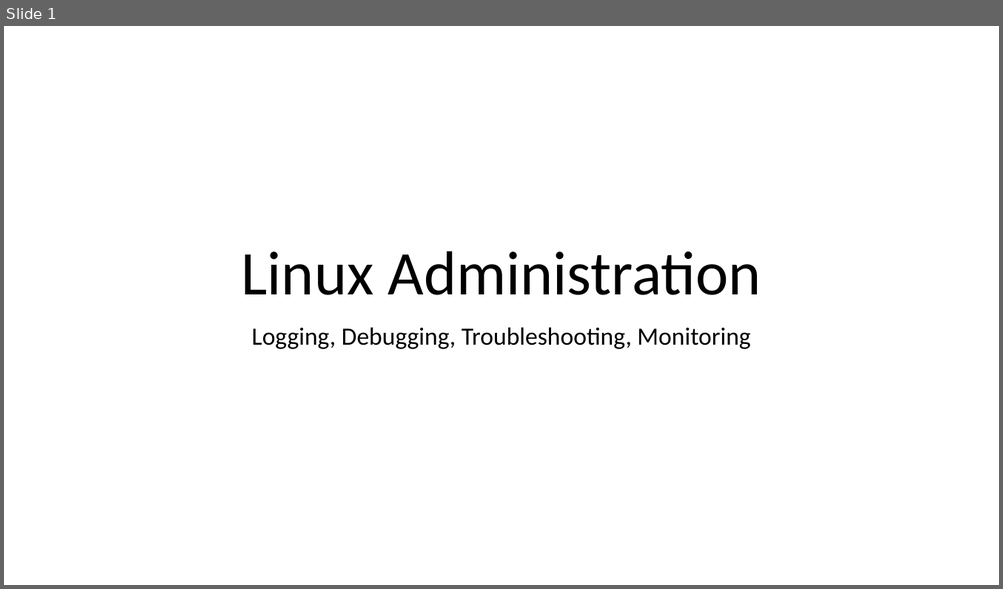
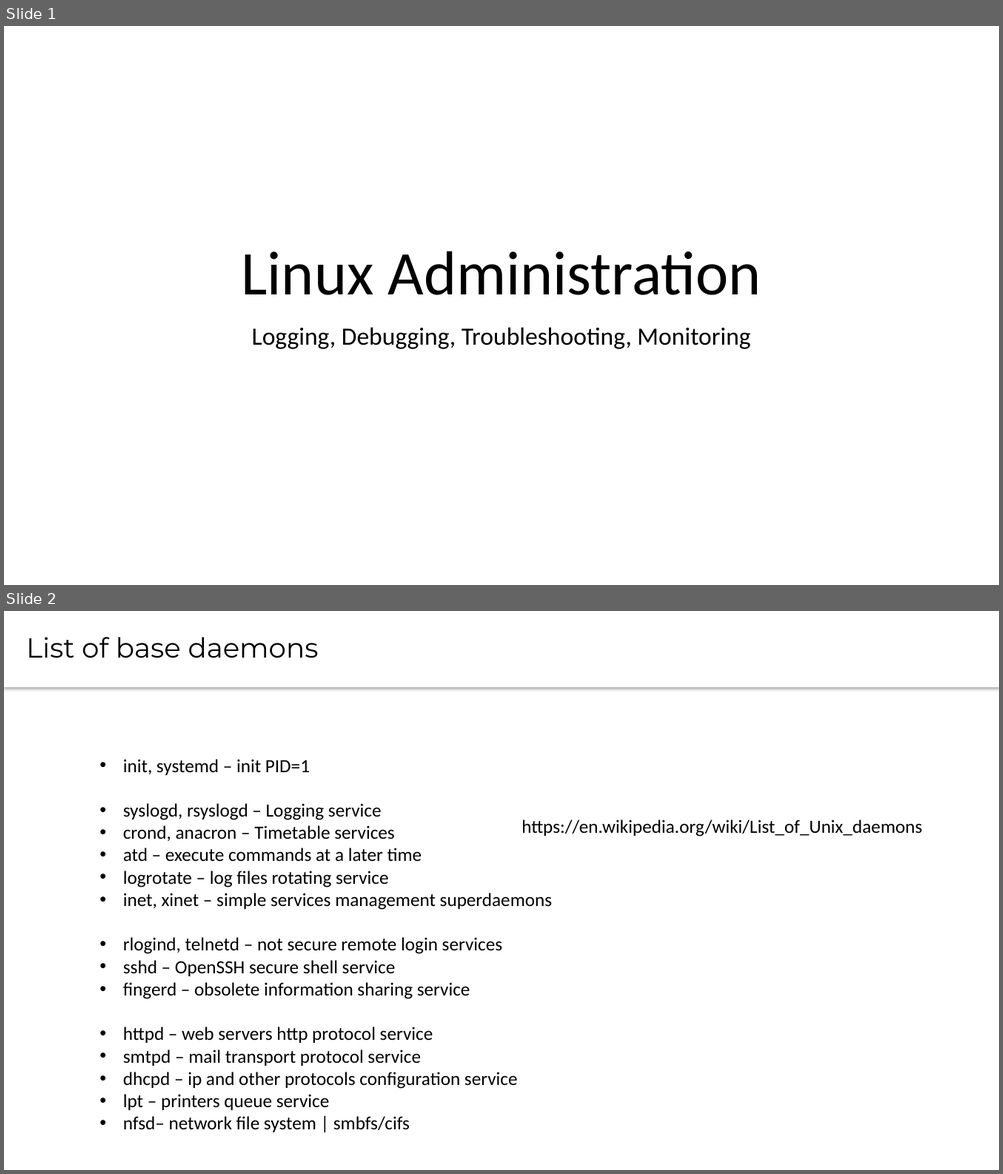
Before and after one commit to CsteerDevops1/lectures_devops2, a slide deck: LinuxAdm/LinuxAdm5.pptx. Shown one above the other, each under a label of ours: slide 1 before the commit, slides 1 and 2 after it. The pictures are 1003x589 and 1003x1174 pixels, drawn with LibreOffice and Linux fonts; fonts in the diff are those of the drawing. Boxes give left, top, right and bottom in pixels: in the first picture for what was removed or moved away, otherwise in the second. Text is boxed around its words. In the diff, an @@ line names an element or a change of style, - is before the commit and + after.

```diff
--- a/LinuxAdm/LinuxAdm5.pptx
+++ b/LinuxAdm/LinuxAdm5.pptx
@@ slide 2 added at box(4, 611, 999, 1170), background #FFFFFF @@
@@ text added at box(4, 611, 999, 687), fill #FFFFFF, 26.7 pt, text #000000 @@
+List of base daemons
@@ text added at box(123, 759, 552, 1133), 18 pt, text #000000 @@
+• init, systemd – init PID=1
+• syslogd, rsyslogd – Logging service
+• crond, anacron – Timetable services
+• atd – execute commands at a later time
+• logrotate – log files rotating service
+• inet, xinet – simple services management superdaemons
+• rlogind, telnetd – not secure remote login services
+• sshd – OpenSSH secure shell service
+• fingerd – obsolete information sharing service
+• httpd – web servers http protocol service
+• smtpd – mail transport protocol service
+• dhcpd – ip and other protocols configuration service
+• lpt – printers queue service
+• nfsd– network file system | smbfs/cifs
@@ text added at box(521, 820, 922, 837), 18 pt, text #000000 @@
+https://en.wikipedia.org/wiki/List_of_Unix_daemons
```
Also in this commit, not shown: 13 other slides added, 2 slides removed.
